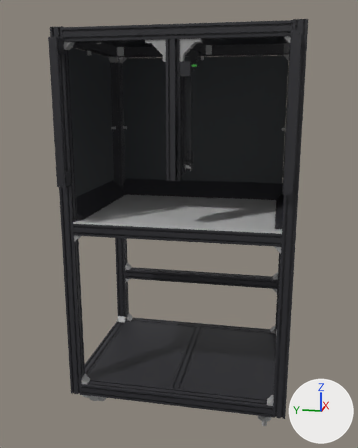
Before and after pictures for a commit that changed the COLLADA model assets/body/cell/meshes/visual/cell_base_link.dae.
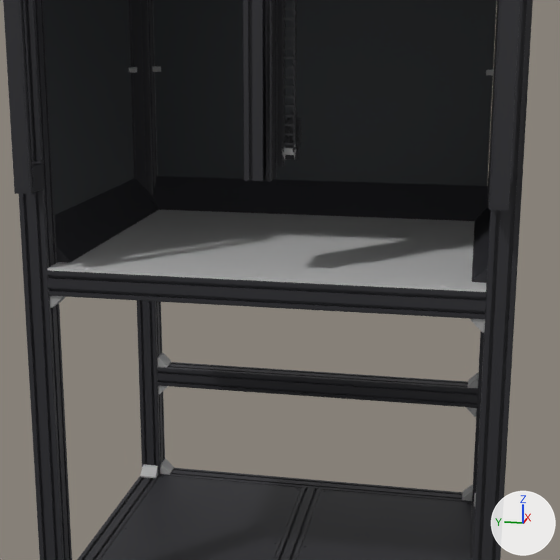
There are two pictures of each version: one whole from a camera (50 mm lens) standing at (-2.163, -0.461, 0.558) and looking at (0.375, 0.047, -0.076), one close up on the part from 14% to 89% of the width and 21% to 81% of the height. The axes (+X, +Y, +Z) are drawn at lower right. The lights are the same throughout. The older version's two pictures come first. The close-ups show mesh edges as thin lines.

Script lines for the objects in view, before the commit:
```python
me_80c95bbc61f9453fb8426f7ba9016b8b = bpy.data.meshes.new('80c95bbc61f9453fb8426f7ba9016b8b')
me_80c95bbc61f9453fb8426f7ba9016b8b.from_pydata(...)  # 18095 vertices, 36589 faces; spans x -0.08..0.85, y -0.55..0.55, z -1.01..0.88
# faces by material slot: [14655, 4398, 7466, 60, 9352, 658]
me_80c95bbc61f9453fb8426f7ba9016b8b.materials.append(mat_frame)  # black #27272c
me_80c95bbc61f9453fb8426f7ba9016b8b.materials.append(mat_guide)  # black #27272c
me_80c95bbc61f9453fb8426f7ba9016b8b.materials.append(mat_hardware)  # grey #a0a0a0
me_80c95bbc61f9453fb8426f7ba9016b8b.materials.append(mat_panels)  # dark grey #2c3035
me_80c95bbc61f9453fb8426f7ba9016b8b.materials.append(mat_plastic)  # black #1d1d21
me_80c95bbc61f9453fb8426f7ba9016b8b.materials.append(mat_tabletop)  # light grey #c4c4c4
ob_node4 = bpy.data.objects.new('node4', me_80c95bbc61f9453fb8426f7ba9016b8b)
ob_node4.location = (0.0, 0.0, 0.0)
```
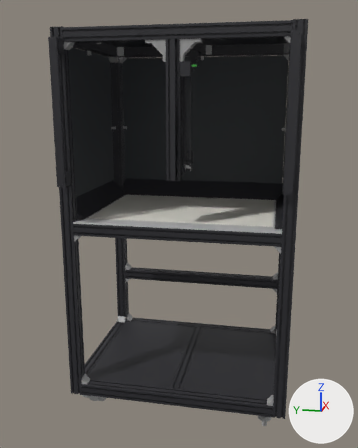
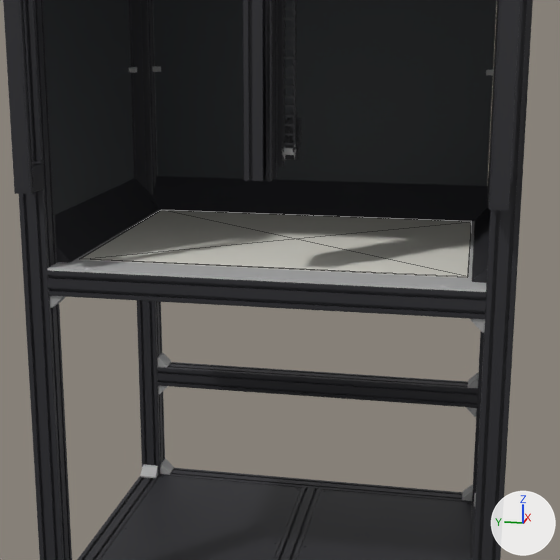
Location of each change, (x1, y1, x2, y2) in pixels of the close-ups (560 x 560 px):
'white_sheet', added: after (80, 210, 472, 278)

Edits to the bpy script that builds the scene:
```text
Add mat_white_sheet:
    mat_white_sheet = principled_material('white_sheet')
    mat_white_sheet.base_color = (0.89, 0.869, 0.787)  # white #f2f0e5
    mat_white_sheet.roughness = 0.64
Add me_white_sheet:
    me_white_sheet.from_pydata(...)  # a box spanning x 0.098..0.748, y -0.45..0.45, z 0.0..0.002
    me_white_sheet.materials.append(mat_white_sheet)  # white #f2f0e5
Add ob_white_sheet:
    ob_white_sheet = bpy.data.objects.new('white_sheet', me_white_sheet)
    ob_white_sheet.location = (0.0, 0.0, 0.0)
```
